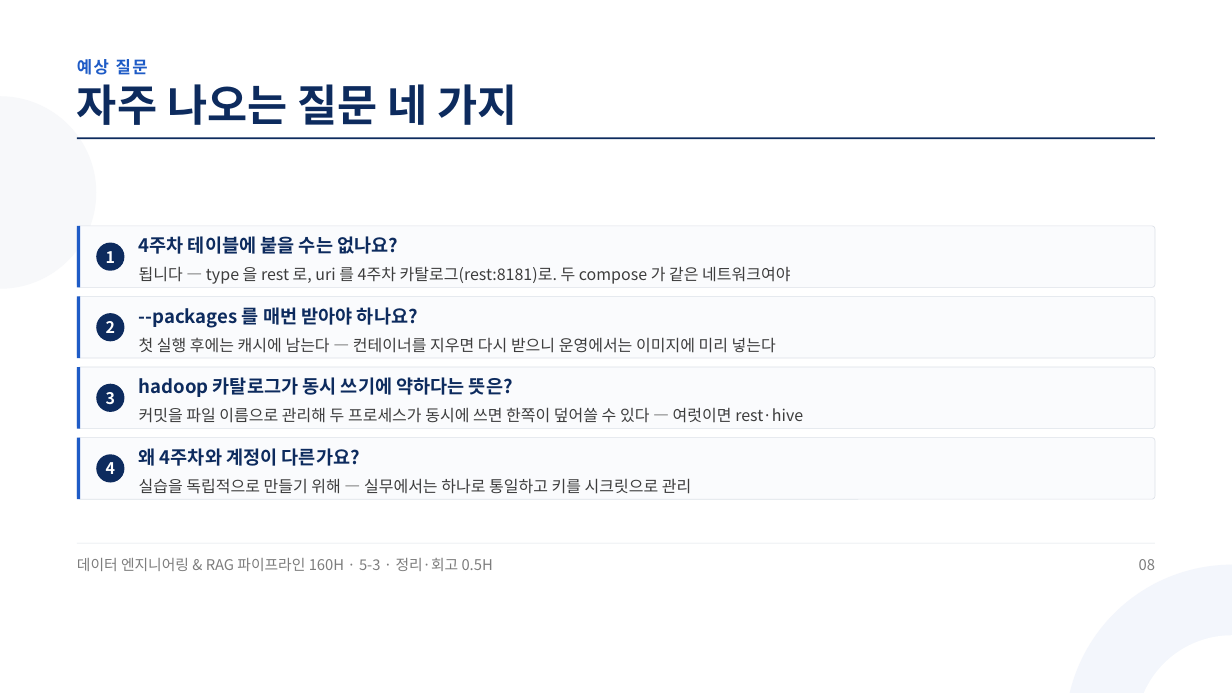
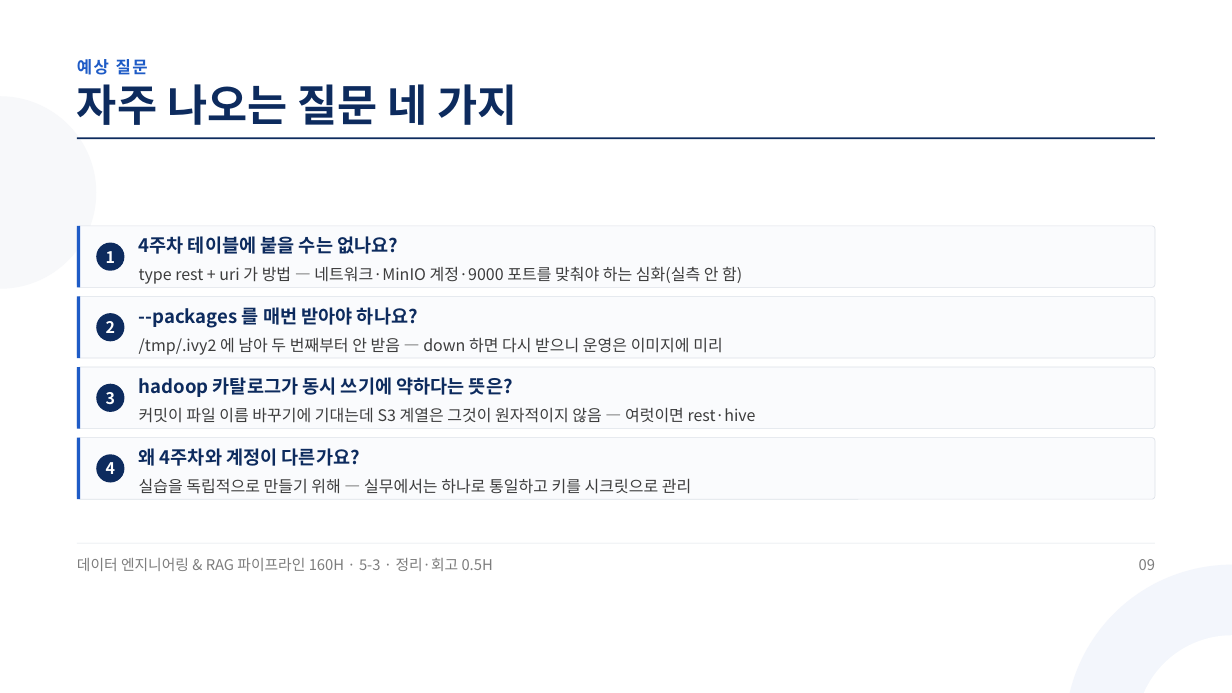
Before and after one commit to aebonlee/materials, a slide deck: slide 9 of data-eng/decks/w5d3s4.pptx (slide 8 before the commit). Drawn at 1232x693 pixels with LibreOffice and Linux fonts; fonts in the diff are those of the drawing. Boxes give left, top, right and bottom in pixels: in the first picture for what was removed or moved away, otherwise in the second. Text is boxed around its words. In the diff, an @@ line names an element or a change of style, - is before the commit and + after.

Commit message:
data-eng 5-3 덱 5(w5d3s0 신설) · 4-5·5-1·5-2 덱 「5-3 에서 다시 씀」 고침 · 묶음

```diff
--- a/data-eng/decks/w5d3s4.pptx
+++ b/data-eng/decks/w5d3s4.pptx
@@ text at (x1=139, y1=266, x2=742, y2=284): text changed @@
-됩니다 — type 을 rest 로, uri 를 4주차 카탈로그(rest:8181)로. 두 compose 가 같은 네트워크여야
+type rest + uri 가 방법 — 네트워크·MinIO 계정·9000 포트를 맞춰야 하는 심화(실측 안 함)
@@ text at (x1=139, y1=337, x2=722, y2=355): text changed @@
-첫 실행 후에는 캐시에 남는다 — 컨테이너를 지우면 다시 받으니 운영에서는 이미지에 미리 넣는다
+/tmp/.ivy2 에 남아 두 번째부터 안 받음 — down 하면 다시 받으니 운영은 이미지에 미리
@@ text at (x1=139, y1=407, x2=756, y2=423): text changed @@
-커밋을 파일 이름으로 관리해 두 프로세스가 동시에 쓰면 한쪽이 덮어쓸 수 있다 — 여럿이면 rest·hive
+커밋이 파일 이름 바꾸기에 기대는데 S3 계열은 그것이 원자적이지 않음 — 여럿이면 rest·hive
@@ text at (x1=1139, y1=559, x2=1155, y2=570): text changed @@
-08
+09
```
Also in this commit, not shown: 7 other slides changed, 2 slides added, 1 slide removed, 20 other files.
